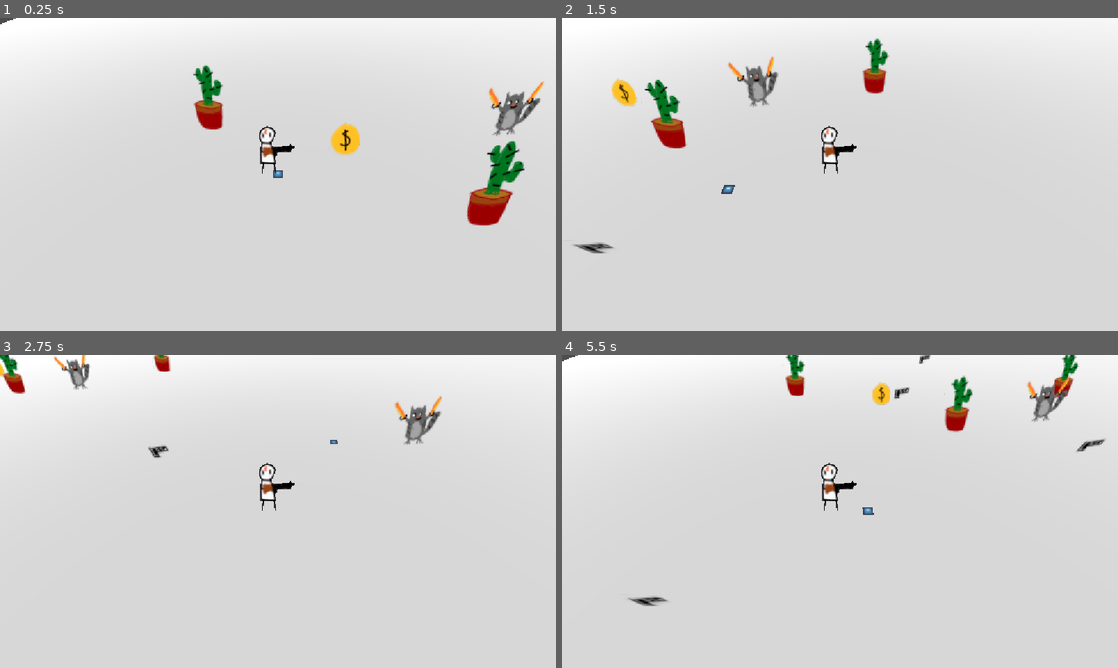
Above: before the commit, frames 1-4 (two rows, left to right).
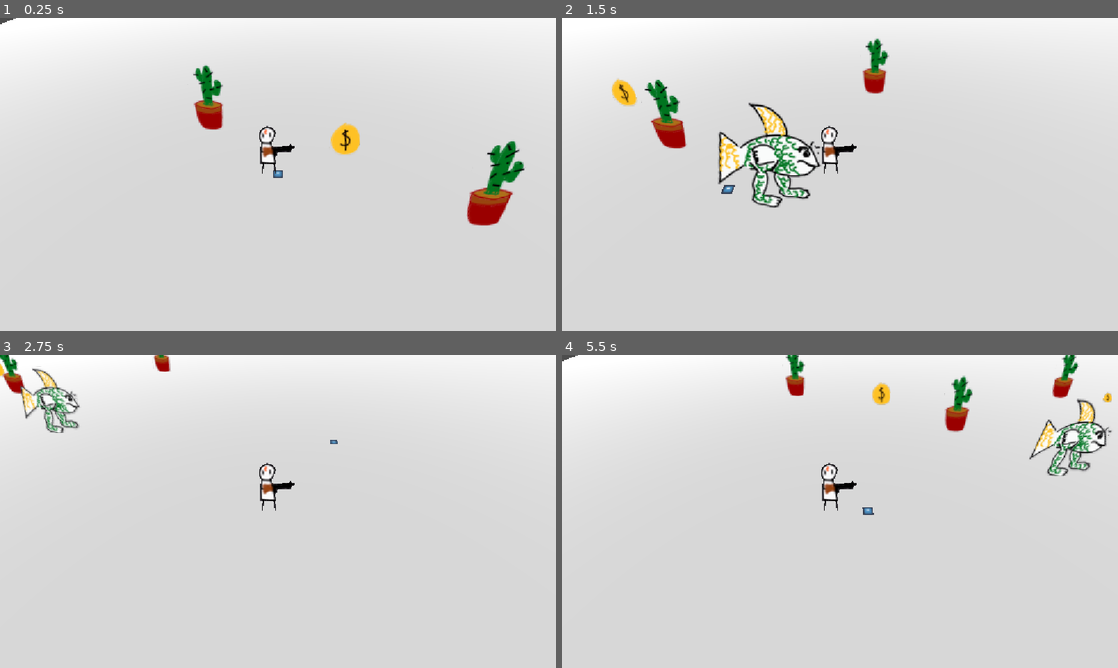
Above: after the commit, the same moments.

Repository: gmuGADIG/DEADSHOT
Game: Godot game, scene res://test_scenes/example_scene.tscn
The game is run twice, just before and just after one commit, with the same random seed, the same clock (stepped at 60 frames per second) and the same inputs. This scene is started directly instead of the project's main scene. The engine's default icon, where the game draws it, is replaced by a stand-in: a white triangle on a blue panel in a dark square.
Inputs (mouse positions are in pixels of both pictures, inside the frame that each line leads up to):
- Up to frame 1 (0.25 s): no input
- Up to frame 2 (1.5 s): move the mouse to (962, 158) at 0.52 s; press the mouse at (962, 158) at 0.53 s; hold D (move_right) 0.53-1.28 s; move the mouse to (728, 190) at 1.27 s; release the mouse at (728, 190) at 1.28 s; hold S (move_down) from 1.28 s (still down); tap E (interact) at 1.35 s
- Up to frame 3 (2.75 s): move the mouse to (333, 442) at 2.02 s; release S (move_down) at 2.03 s; hold D (move_right) from 2.03 s (still down); tap Space (roll) at 2.1 s
- Up to frame 4 (5.5 s): move the mouse to (812, 574) at 2.77 s; release D (move_right) at 2.78 s; hold W (move_up) 2.78-3.53 s; click (812, 574) at 2.85 s; move the mouse to (1006, 558) at 3.52 s; hold E (interact) 3.53-4.28 s; hold A (move_left) 3.53-5.03 s; move the mouse to (673, 464) at 4.27 s; tap Space (roll) at 4.35 s; move the mouse to (867, 511) at 5.02 s; press the mouse at (867, 511) at 5.03 s; hold S (move_down) from 5.03 s (still down)

The runs differ from the first frame. In frame 1, 0.7% of the frame differs, in the area x 87-98%, y 20-38%; in frame 2, 3.5%, in the area x 2-47%, y 12-76%; in frame 3, 2.0%; in frame 4, 2.2%.
Error after the commit: Out of bounds get index '0' (on base: 'Array[Vector3]') (res://world/enemy/base/enemy_base.gd:148)

Commit message:
Update example_scene.tscn

Diff:
--- a/test_scenes/example_scene.tscn
+++ b/test_scenes/example_scene.tscn
@@ -4,8 +4,8 @@
 [ext_resource type="Texture2D" uid="uid://cjbsq7rk6r3h4" path="res://temp_art/gartic/cactus.png" id="2_p5u37"]
 [ext_resource type="Script" uid="uid://duvasrdv76uic" path="res://test_scenes/test_coin.gd" id="3_0u0ns"]
 [ext_resource type="Texture2D" uid="uid://sxaysn4gqoxo" path="res://temp_art/gartic/coin.png" id="3_p5u37"]
-[ext_resource type="PackedScene" uid="uid://dxdkwdigtcn43" path="res://world/enemy/test/enemy_test.tscn" id="4_wceyb"]
 [ext_resource type="PackedScene" uid="uid://nuqmhgq1e2lu" path="res://world/player/player.tscn" id="5_plfsl"]
+[ext_resource type="PackedScene" uid="uid://b4n4rflu3my0v" path="res://world/enemy/longhorn/longhorn.tscn" id="7_byltu"]
 
 [sub_resource type="NavigationMesh" id="NavigationMesh_plfsl"]
 vertices = PackedVector3Array(68.84153, 2.3999999, -23.946981, 69.09153, 2.3999999, -23.446981, 71.59153, 0.64999986, - …(918 unchanged characters)…
@@ -22,20 +22,6 @@
 [sub_resource type="CapsuleShape3D" id="CapsuleShape3D_plfsl"]
 
 [node name="ExampleScene" type="Node3D"]
-
-[node name="EnemyTest" parent="." instance=ExtResource("4_wceyb")]
-transform = Transform3D(1, 0, 0, 0, 1, 0, 0, 0, 1, 9.249423, 4.7683716e-07, -2.0285115)
-
-[node name="EnemyTest2" parent="." instance=ExtResource("4_wceyb")]
-transform = Transform3D(1, 0, 0, 0, 1, 0, 0, 0, 1, 34.517376, 4.7683716e-07, 10.03973)
-starting_pos = Vector3(34, 0, 10)
-patrol_path = Array[Vector3]([Vector3(10, 1, 10), Vector3(-10, 1, 0), Vector3(-10, 1, -10), Vector3(10, 1, -10)])
-
-[node name="EnemyTest3" parent="." instance=ExtResource("4_wceyb")]
-transform = Transform3D(1, 0, 0, 0, 1, 0, 0, 0, 1, -24.313042, 4.7683716e-07, 31.40265)
-type = 1
-starting_pos = Vector3(34, 0, 10)
-patrol_path = Array[Vector3]([Vector3(10, 1, 10), Vector3(-10, 1, 0), Vector3(-10, 1, -10), Vector3(10, 1, -10)])
 
 [node name="Player" parent="." instance=ExtResource("5_plfsl")]
 transform = Transform3D(1, 0, 0, 0, 1, 0, 0, 0, 1, -2.53553, 4.7683716e-07, 0.9444761)
@@ -76,3 +62,6 @@
 [node name="Coin" type="Sprite3D" parent="World/StaticBody3D"]
 transform = Transform3D(1, 0, 0, 0, 0.866025, 0.5, 0, -0.5, 0.866025, 0, 0, 0)
 texture = ExtResource("3_p5u37")
+
+[node name="Enemy" parent="." instance=ExtResource("7_byltu")]
+transform = Transform3D(1, 0, 0, 0, 1, 0, 0, 0, 1, 10.126128, 1, 6.3707905)
